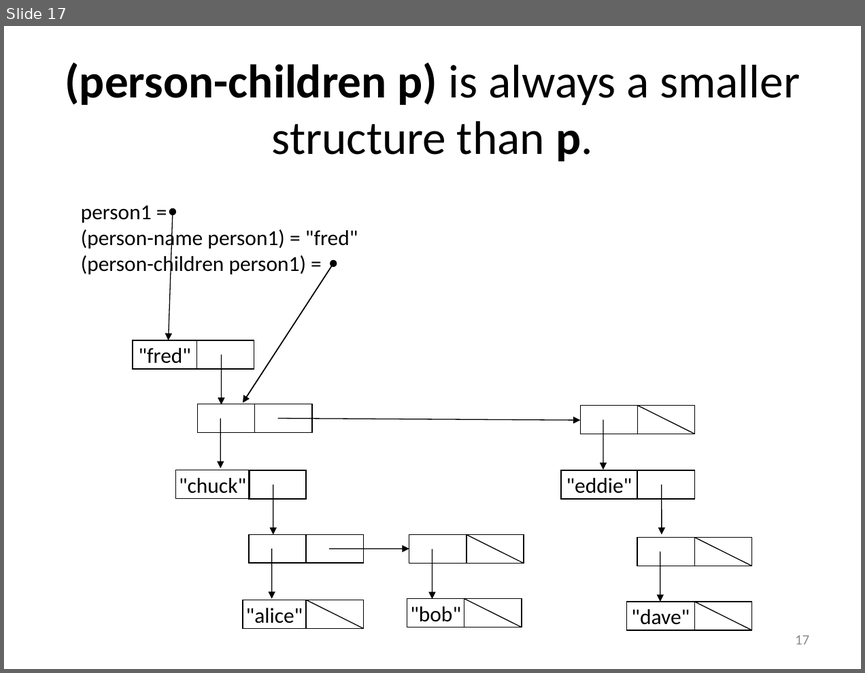
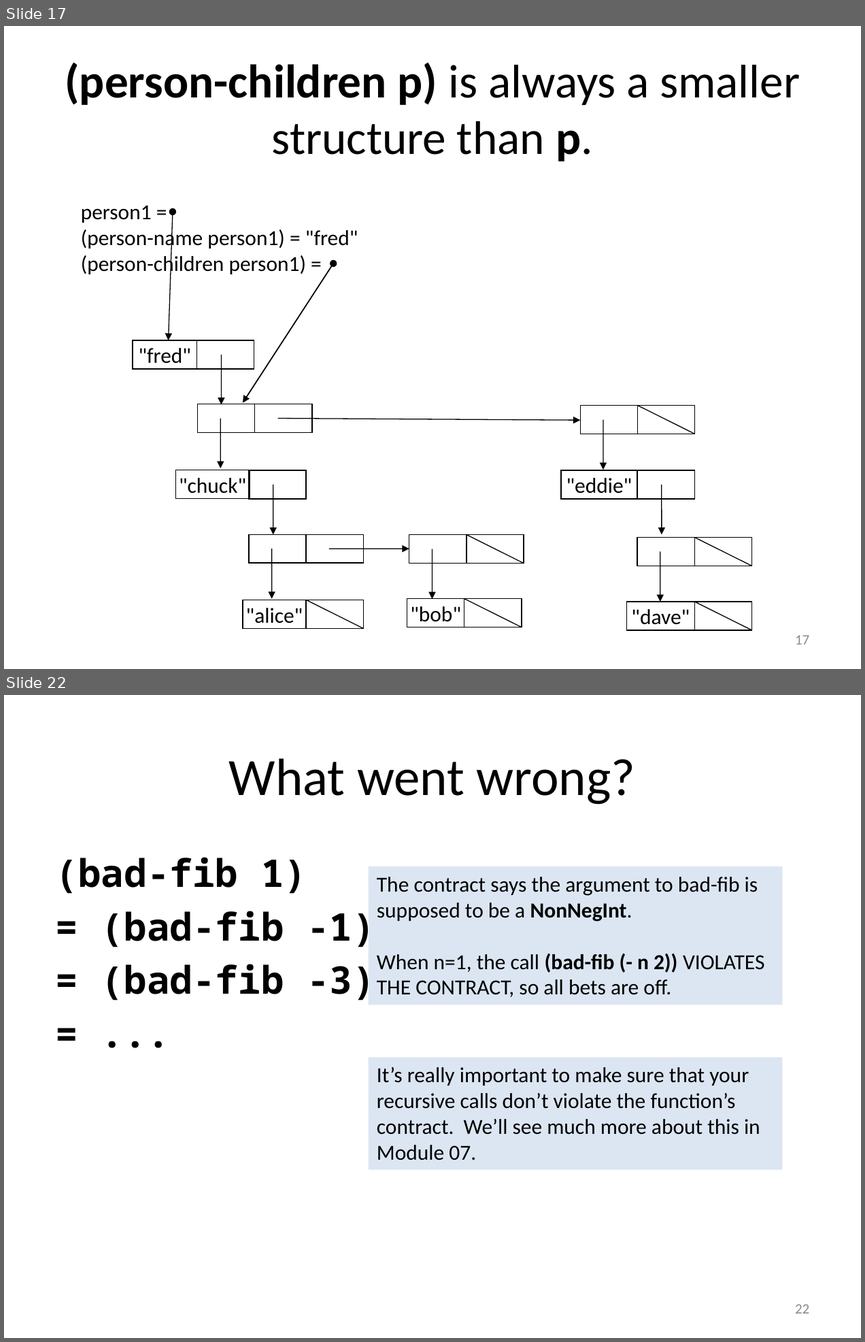
Before and after one commit to mwand/cs5010f17, a slide deck: Slides/Lesson 5.6 More About Recursive Data Types.pptx. Shown one above the other, each under a label of ours: slide 17 before the commit, slides 17 and 22 after it; the slides between them are not shown. The pictures are 865x673 and 865x1342 pixels, drawn with LibreOffice and Linux fonts; fonts in the diff are those of the drawing. Boxes give left, top, right and bottom in pixels: in the first picture for what was removed or moved away, otherwise in the second. Text is boxed around its words. In the diff, an @@ line names an element or a change of style, - is before the commit and + after.

```diff
--- a/Slides/Lesson 5.6 More About Recursive Data Types.pptx
+++ b/Slides/Lesson 5.6 More About Recursive Data Types.pptx
@@ slide 22 added at (x1=4, y1=695, x2=861, y2=1338), background #FFFFFF @@
@@ title added at (x1=47, y1=721, x2=818, y2=828), fill #FFFFFF, outline #4F81BD 2 pt, 44 pt, text #000000 @@
+What went wrong?
@@ text added at (x1=56, y1=857, x2=375, y2=1000), 32 pt, text #000000, bold @@
+(bad-fib 1)
+= (bad-fib -1)
+= (bad-fib -3)
+= ...
@@ rectangle added at (x1=368, y1=866, x2=782, y2=1005), fill #DCE6F2, 18 pt, text #000000 @@
+The contract says the argument to bad-fib is supposed to be a NonNegInt.
+When n=1, the call (bad-fib (- n 2)) VIOLATES THE CONTRACT, so all bets are off.
@@ rectangle added at (x1=368, y1=1057, x2=782, y2=1169), fill #DCE6F2, 18 pt, text #000000 @@
+It’s really important to make sure that your recursive calls don’t violate the function’s contract. We’ll see much more about this in Module 07.
@@ page number added at (x1=795, y1=1304, x2=809, y2=1313), 12 pt, text #8C8C8C @@
+22
```
Also in this commit, not shown: 5 slides changed, 2 other slides added, 18 slides removed.
